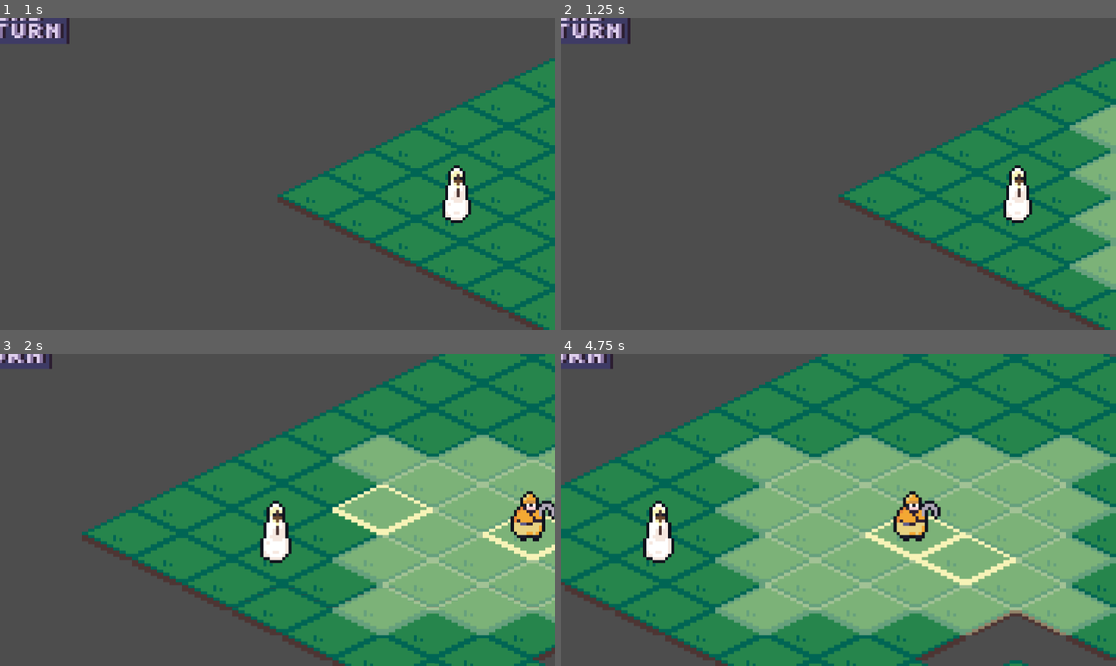
Above: before the commit, frames 1-4 (two rows, left to right).
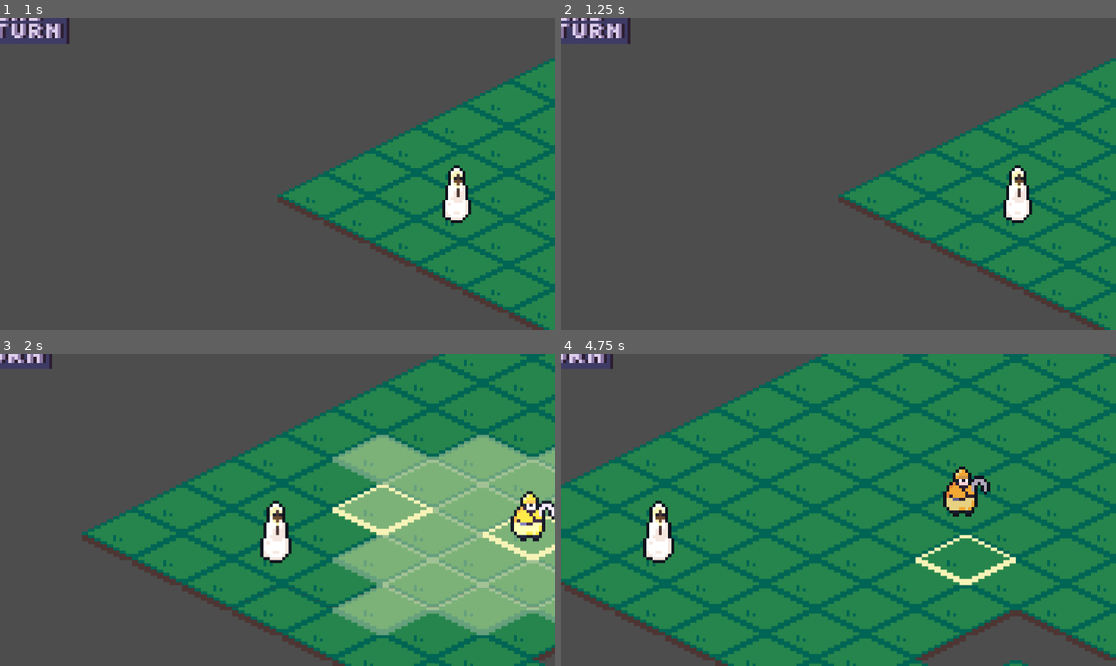
Above: after the commit, the same moments.

Repository: BixbyRamone/RPG_Attempt_2
Game: Godot game, scene res://Scenes/Worlds/gameboard.tscn
Same seed, same stepped clock (60 frames per second), same inputs: the game is played once before the commit and once after it.
Inputs (mouse positions are in pixels of both pictures, inside the frame that each line leads up to):
- Up to frame 1 (1 s): click (44, 58) at 0.5 s
- Up to frame 2 (1.25 s): no input
- Up to frame 3 (2 s): tap Enter (ui_accept) at 1.25, 1.52 s; move the mouse to (399, 494) at 1.27 s; hold Right (ui_right) from 1.28 s (still down); tap E (zoom_in) at 1.35 s; click (399, 494) at 1.42 s
- Up to frame 4 (4.75 s): move the mouse to (727, 525) at 2.02 s; release Right (ui_right) at 2.03 s; hold Down (ui_down) 2.03-2.78 s; tap Q (zoom_out) at 2.1, 3.6 s; tap Enter (ui_accept) at 2.27, 3.77, 4.52 s; move the mouse to (894, 441) at 2.77 s; hold Right (ui_right) 2.78-3.53 s; tap E (zoom_in) at 2.85, 4.35 s; move the mouse to (810, 572) at 3.52 s; hold Up (ui_up) 3.53-4.28 s; click (810, 572) at 3.67 s; move the mouse to (1005, 556) at 4.27 s; hold Left (ui_left) from 4.28 s (still down)

Frame 1 is identical in both runs. In frame 2, 2.8% of the frame differs, in the area x 91-100%, y 27-88%; in frame 3, 0.5%; in frame 4, 37%, in the area x 27-100%, y 25-91%.

Commit message:
Player and NPC turns added

Diff:
--- a/Scenes/UI/Arrows.gd
+++ b/Scenes/UI/Arrows.gd
@@ -6,7 +6,6 @@
 var level_tiles: Level
 var _pathfinder: PathFinder
 var current_path: PackedVector2Array
-
 # Called when the node enters the scene tree for the first time.
 func _ready():
 	pass
--- a/Scenes/Units/unit.gd
+++ b/Scenes/Units/unit.gd
@@ -12,12 +12,19 @@
 @export var move_range: int
 @export var move_speed: float = 100.0
 @export var stats: Resource
+@export var active_behavior_state: State
 
 signal walk_finished
 signal select_unit
+signal destination
 
 var tilemap: Level
 var gameboard: GameBoard
+var saved_flooded_tiles: Array = []
+
+@onready var fsm: FiniteStateMachine = $UnitFiniteStateMachine
+@onready var static_behavior: State = $UnitFiniteStateMachine/StaticBehavior
+
 
 @onready var _anim_player: AnimationPlayer = $AnimationPlayer
 @onready var _path: Path2D = $Path2D
@@ -46,6 +53,7 @@
 
 # Called when the node enters the scene tree for the first time.
 func _ready():
+	active_behavior_state.signal_dest_to_unit.connect(signal_dest_to_board)
 	_anim_player.play("Idle")
 	move_range = stats.move
 	_sprite.texture = stats.skin
@@ -77,7 +85,6 @@
 func unit_return_flood() -> Array:
 	var result: Array = []
 	var queue: Array = [cell]
-	var visited: Dictionary = {}
 
 	while not queue.is_empty():
 		var current: Vector2i = queue.pop_back()
@@ -105,3 +112,10 @@
 			queue.append(coordinates)
 
 	return result
+
+func activate(flooded_tiles: Array) -> void:
+	active_behavior_state.tiles_to_choose = flooded_tiles
+	fsm.change_state(active_behavior_state)
+
+func signal_dest_to_board(signal_cell: Vector2i) -> void:
+	destination.emit(signal_cell)
--- a/Scenes/Units/unit.tscn
+++ b/Scenes/Units/unit.tscn
@@ -1,10 +1,8 @@
-[gd_scene load_steps=10 format=3 uid="uid://ctpycwrvwv0kl"]
+[gd_scene load_steps=8 format=3 uid="uid://ctpycwrvwv0kl"]
 
 [ext_resource type="Script" path="res://Scenes/Units/unit.gd" id="1_vivxp"]
 [ext_resource type="Script" path="res://Scenes/Units/sprite_setter.gd" id="2_r58js"]
-[ext_resource type="Script" path="res://StateMachine/Finite_State_Machine.gd" id="3_86wko"]
-[ext_resource type="Script" path="res://StateMachine/Behaviors/static.gd" id="4_q3t3i"]
-[ext_resource type="Script" path="res://StateMachine/Behaviors/labrorer_npc.gd" id="4_qlt11"]
+[ext_resource type="PackedScene" uid="uid://4hvscr7tbpd8" path="res://StateMachine/MachineScenes/unit_finite_state_machine.tscn" id="3_lfo21"]
 
 [sub_resource type="Animation" id="Animation_ggrkn"]
 resource_name = "Idle"
@@ -96,8 +94,9 @@
 "Selected": SubResource("Animation_itgqc")
 }
 
-[node name="Unit" type="Node2D"]
+[node name="Unit" type="Node2D" node_paths=PackedStringArray("active_behavior_state")]
 script = ExtResource("1_vivxp")
+active_behavior_state = NodePath("UnitFiniteStateMachine/LaborerNPC")
 
 [node name="Path2D" type="Path2D" parent="."]
 
@@ -115,13 +114,7 @@
 "": SubResource("AnimationLibrary_06j2u")
 }
 
-[node name="FiniteStateMachine" type="Node" parent="." node_paths=PackedStringArray("state")]
-script = ExtResource("3_86wko")
+[node name="UnitFiniteStateMachine" parent="." node_paths=PackedStringArray("state") instance=ExtResource("3_lfo21")]
 state = NodePath("StaticBehavior")
 
-[node name="StaticBehavior" type="Node" parent="FiniteStateMachine"]
-script = ExtResource("4_q3t3i")
-
-[node name="LaborerNPC" type="Node" parent="FiniteStateMachine" node_paths=PackedStringArray("unit")]
-script = ExtResource("4_qlt11")
-unit = NodePath("../..")
+[editable path="UnitFiniteStateMachine"]
--- a/Scenes/Worlds/Camera2D.gd
+++ b/Scenes/Worlds/Camera2D.gd
@@ -19,7 +19,7 @@
 	#viewport_size = get_viewport_rect().size
 	get_tree().root.connect("size_changed", _on_veiwport_size_changed)
 
-func _physics_process(delta):
+func _physics_process(_delta):
 	if Input.is_action_just_pressed("zoom_in"):
 		_zoom(1)
 	if Input.is_action_just_pressed("zoom_out"):
@@ -63,7 +63,7 @@
 	else:
 		camera_body.mouse_move_active = mouse_move_active
 
-func _zoom(sign: int) -> void:
+func _zoom(direction_sign: int) -> void:
 	var tween: Tween = get_tree().create_tween().set_trans(Tween.TRANS_SINE)\
 	.set_ease(Tween.EASE_OUT)
-	tween.tween_property(self, "zoom", zoom + zoom_step * sign, zoom_speed)
+	tween.tween_property(self, "zoom", zoom + zoom_step * direction_sign, zoom_speed)
--- a/Scenes/Worlds/Hilgight_TileMap.gd
+++ b/Scenes/Worlds/Hilgight_TileMap.gd
@@ -5,7 +5,6 @@
 
 var cell_is_clickable: bool = true
 var cell_is_active: bool = false
-var state: State
 
 signal check_cell_clickable
 signal signal_attach_board
@@ -38,7 +37,7 @@
 func set_highlitable(bul: bool) -> void:
 	cell_is_clickable = bul
 
-func flood_fill_highlight(flood_array: Array, unit_cell: Vector2i, max_distance: int) -> void:
+func flood_fill_highlight(flood_array: Array, unit_cell: Vector2i) -> void:
 	_arrow.initialize(flood_array)
 	if tile_board != null:
 		signal_attach_board.emit()
--- a/Scenes/Worlds/IsoMap.gd
+++ b/Scenes/Worlds/IsoMap.gd
@@ -42,7 +42,7 @@
 	accepting_clicks = true
 
 func return_move_array_sans_obstructions(move_cells: Array) -> Array:
-	var original_cells: Array = move_cells
+	#var original_cells: Array = move_cells
 	var result: Array = []
 	for cell in move_cells:
 		if get_cell_source_id(0, cell) != -1:
--- a/Scenes/Worlds/gameboard.gd
+++ b/Scenes/Worlds/gameboard.gd
@@ -17,11 +17,12 @@
 @onready var _gametracker: GameTracker = $GameTracker
 @onready var _status_label: Label = $Camera2D/Label
 @onready var _hilight: TileHighlight = $Hilgight_TileMap
-@onready var _load_timer: Timer = $Timer
+@onready var _npc_delay_timer: Timer = $Timer
 @onready var _unit_path: UnitPath = $Hilgight_TileMap/Arrows
 # Called when the node enters the scene tree for the first time.
 func _ready():
 	_status_label.text = str(_gametracker.player_status)
+	npc_turn_state.end_turn.connect(fsm.change_state.bind(player_turn_state))
 	_gametracker.new_status_number.connect(change_status_number)
 	level_instance = level.instantiate()
 	add_child(level_instance)
@@ -29,9 +30,11 @@
 	_hilight.check_cell_clickable.connect(set_highlight_clickable)
 	_hilight.signal_attach_board.connect(attach_board_to_highlights)
 	_initiate()
+	for element in unit_dict:
+		unit_dict[element].destination.connect(draw_non_player_unit_path)
 
 
-func _check_dict_for_unit(cell: Vector2i) -> void:
+func _check_dict_for_unit(_cell: Vector2i) -> void:
 	pass
 
 func _initiate() -> void:
@@ -62,6 +65,7 @@
 		if fsm.state is PlayerTurnState:
 			_unit_path.draw(active_unit.cell, cell)
 
+
 func attach_board_to_highlights() -> void:
 	_hilight.tile_board = level_instance
 
@@ -76,17 +80,19 @@
 	if !active_unit.is_selected:
 		active_unit.is_selected = true
 		#need to check if unit belongs to player
-		var flood_fill: Array = flood_fill(active_unit.cell, active_unit.move_range)
-		walkable_cells = flood_fill
+		var flood_fill_array: Array = flood_fill(active_unit.cell, active_unit.move_range)
+		walkable_cells = flood_fill_array
 		#flood_fill = level_instance.return_move_array_sans_obstructions(flood_fill)
-		_hilight.flood_fill_highlight(flood_fill, active_unit.cell, active_unit.move_range)
+		_hilight.flood_fill_highlight(flood_fill_array, active_unit.cell)
+		if active_unit.stats.owner != "Player":
+			active_unit.activate(flood_fill_array)
 
 func auto_select_unit(cell: Vector2i) -> Array:
 	_select_unit(cell)
 	var flood_fill_array: Array = flood_fill(active_unit.cell, active_unit.move_range)
 	return flood_fill_array
 
-func _deselect_active_unit(cell: Vector2i) -> void:
+func _deselect_active_unit(_cell: Vector2i) -> void:
 	active_unit.is_selected = false
 	_hilight.clear_flood_fill()
 	_unit_path.stop()
@@ -141,7 +147,6 @@
 func array_check(flood_array: Array, max_dist: int, origin: Vector2i) -> Array:
 	var pathfinder = PathFinder.new(level_instance, flood_array)
 	var erase_array: Array = []
-	var i = 0
 	for cell in flood_array:
 		var path_count = pathfinder.calculate_point_path(origin, cell)
 		if path_count.size() > max_dist + 1:
@@ -177,3 +182,9 @@
 
 func _on_texture_button_pressed():
 	fsm.change_state(npc_turn_state)
+
+func draw_non_player_unit_path(dest_cell) -> void:
+	_unit_path.draw(active_unit.cell, dest_cell)
+	await get_tree().create_timer(1).timeout
+	_move_active_unit(dest_cell)
+	npc_turn_state.run_npc_moves()
--- a/Scenes/Worlds/gameboard.tscn
+++ b/Scenes/Worlds/gameboard.tscn
@@ -52,6 +52,7 @@
 [node name="Sprite2D" type="Sprite2D" parent="."]
 
 [node name="Timer" type="Timer" parent="."]
+wait_time = 0.5
 one_shot = true
 
 [node name="FiniteStateMachine" type="Node" parent="." node_paths=PackedStringArray("state")]
--- a/StateMachine/Behaviors/labrorer_npc.gd
+++ b/StateMachine/Behaviors/labrorer_npc.gd
@@ -1,17 +1,30 @@
 extends State
 class_name LaborerNPC
 
-signal run_behavior
+signal signal_dest_to_unit
 
 @export var unit: Unit
+
+var tiles_to_choose: Array = []
+var tilemap: TileMap
+
+var rng: RandomNumberGenerator = RandomNumberGenerator.new()
 var timer_0:Timer = Timer.new()
-const timer_0_time: float = 0.5
+const timer_0_time: float = 1.0
 
 func  _ready() -> void:
-	pass
+	set_physics_process(false)
+
+func enter() -> void:
+	set_physics_process(true)
+	await get_tree().create_timer(1).timeout
+	var destination: Vector2i = tiles_to_choose[rng.randi_range(0, tiles_to_choose.size()-1)]
+	signal_dest_to_unit.emit(destination)
+	#timer_0.one_shot = true
 	#add_child(timer_0)
 	#timer_0.connect("timeout", _on_timer0_timeout)
 	#timer_0.start(timer_0_time)
 
 func _on_timer0_timeout() -> void:
-	pass
+	var destination: Vector2i = tiles_to_choose[rng.randi_range(0, tiles_to_choose.size()-1)]
+	signal_dest_to_unit.emit(destination)
--- /dev/null
+++ b/StateMachine/MachineScenes/unit_finite_state_machine.tscn
@@ -0,0 +1,16 @@
+[gd_scene load_steps=4 format=3 uid="uid://4hvscr7tbpd8"]
+
+[ext_resource type="Script" path="res://StateMachine/Finite_State_Machine.gd" id="1_cpwca"]
+[ext_resource type="Script" path="res://StateMachine/Behaviors/static.gd" id="2_86slb"]
+[ext_resource type="Script" path="res://StateMachine/Behaviors/labrorer_npc.gd" id="3_377bm"]
+
+[node name="UnitFiniteStateMachine" type="Node" node_paths=PackedStringArray("state")]
+script = ExtResource("1_cpwca")
+state = NodePath("")
+
+[node name="StaticBehavior" type="Node" parent="."]
+script = ExtResource("2_86slb")
+
+[node name="LaborerNPC" type="Node" parent="." node_paths=PackedStringArray("unit")]
+script = ExtResource("3_377bm")
+unit = NodePath("")
--- a/StateMachine/NPC_Turn_State.gd
+++ b/StateMachine/NPC_Turn_State.gd
@@ -1,5 +1,7 @@
 extends State
 class_name NPCTurnState
+
+signal end_turn
 
 @export var gameboard: GameBoard
 
@@ -13,18 +15,23 @@
 
 func enter() -> void:
 	set_physics_process(true)
+	for unit in gameboard.unit_dict:
+		if gameboard.unit_dict[unit].stats.owner == "NPC":
+			npc_units.append(unit)
 	add_child(timer_0)
-	timer_0.one_shot = true
-	timer_0.connect("timeout", _on_timer0_timeout)
-	timer_0.start(timer_0_time)
+	await get_tree().create_timer(1).timeout
+	run_npc_moves()
 
 func exit() -> void:
 	set_physics_process(false)
 
 func _on_timer0_timeout() -> void:
-	var rng: RandomNumberGenerator = RandomNumberGenerator.new()
-	var test = gameboard.unit_dict
-	for unit in gameboard.unit_dict:
-		if gameboard.unit_dict[unit].stats.owner == "NPC":
-			npc_units.append(unit)
-	var npc_move_options: Array = gameboard.auto_select_unit(npc_units[0])
+	run_npc_moves()
+
+func run_npc_moves() -> void:
+
+	if npc_units.size() > 0:
+		var npc_move_options: Array = gameboard.auto_select_unit(npc_units[0])
+		npc_units.pop_front()
+	else:
+		end_turn.emit()
--- a/Stats/cleric.gd
+++ b/Stats/cleric.gd
@@ -2,7 +2,7 @@
 class_name ClericStats
 
 const name: String = "Cleric"
-const move: int = 3.0
+const move: int = 3
 const skin: Texture2D = preload("res://Assets/Characters/cleric.png")
 const skin_hframes: int = 3
 const owner: String = "Player"
Binary file changed: Assets/Characters/priest.png
Binary file changed: Assets/Characters/soldier.png
